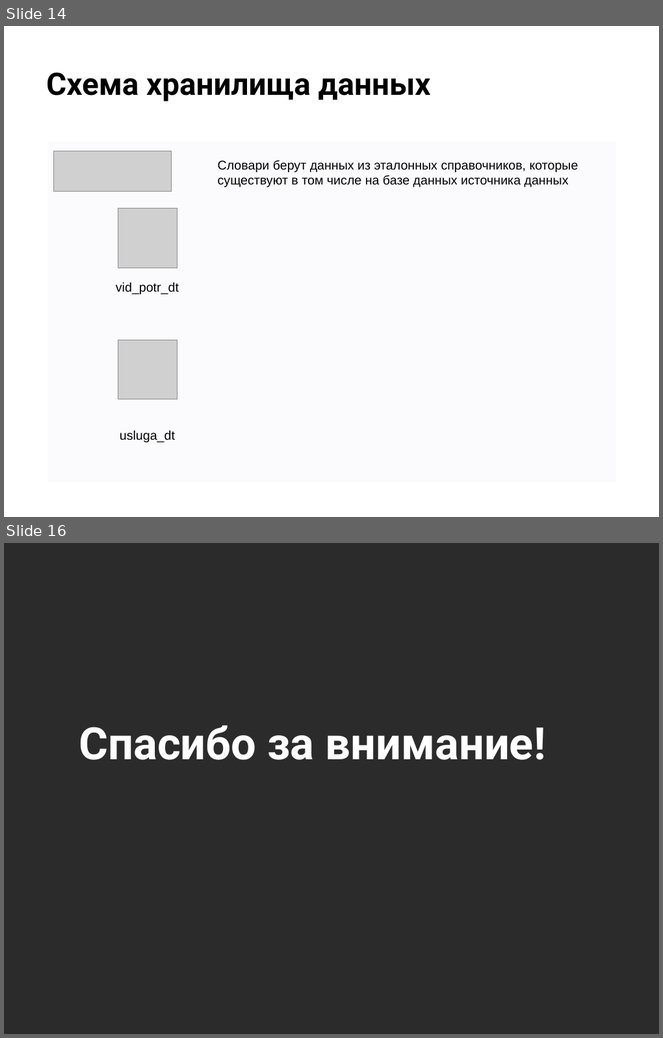
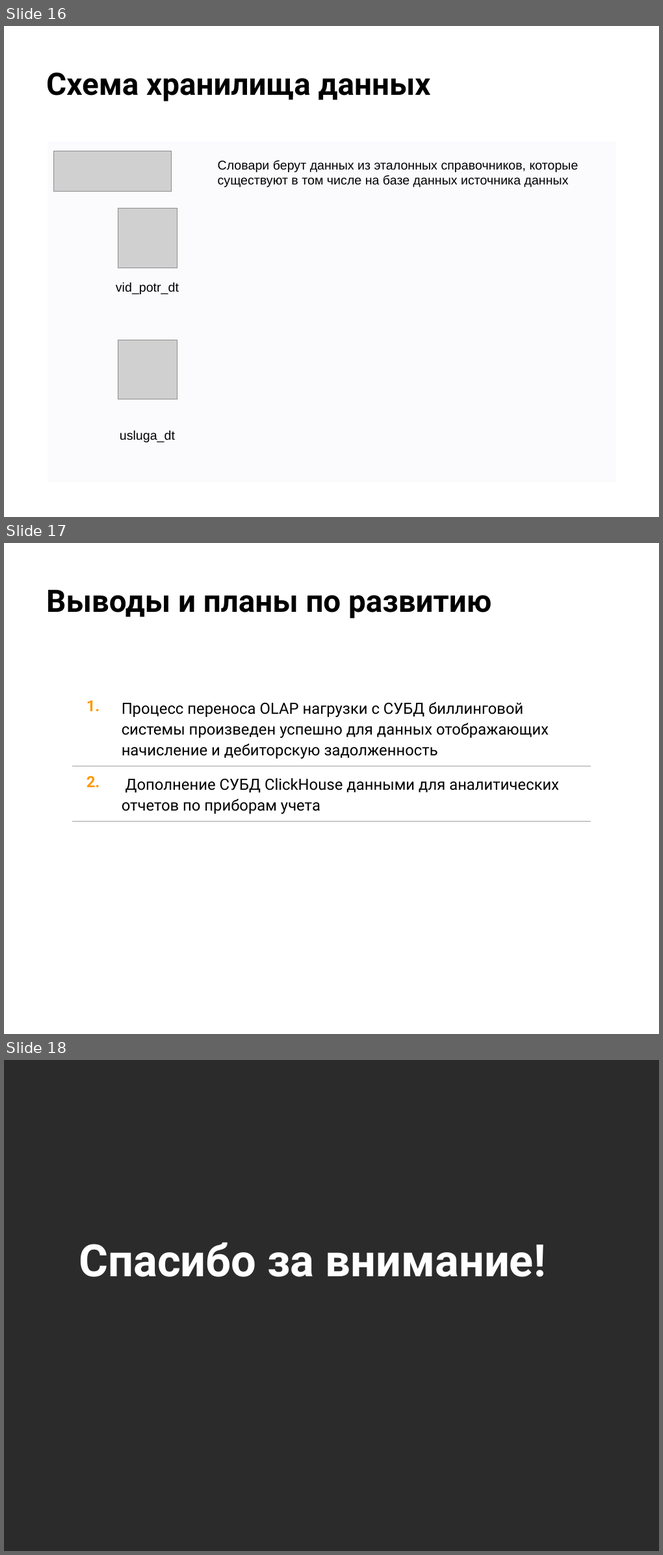
Before and after one commit to anton20044/ClickHouse_Final_Project, a slide deck: Презентация.pptx. Shown one above the other, each under a label of ours: slides 14 and 16 before the commit, slides 16, 17 and 18 after it; the slides between them are not shown. The pictures are 663x1038 and 663x1555 pixels, drawn with LibreOffice and Linux fonts; fonts in the diff are those of the drawing; grey boxes stand for pictures; background and template pictures are left out; a plain dark background stands for a picture behind light text. Boxes give left, top, right and bottom in pixels: in the first picture for what was removed or moved away, otherwise in the second. Text is boxed around its words. In the diff, an @@ line names an element or a change of style, - is before the commit and + after.

```diff
--- a/Презентация.pptx
+++ b/Презентация.pptx
@@ slide 17 added at <box>4,543,659,1034</box>, background picture (left out) @@
@@ title added at <box>46,590,492,618</box>, 34 pt, text #000000, bold @@
+Выводы и планы по развитию
@@ table added at <box>72,691,591,822</box>, 2 rows, 2 columns @@
+1. | Процесс переноса OLAP нагрузки с СУБД биллинговой системы произведен успешно для данных отображающих начисление и дебиторскую задолженность
+2. | Дополнение СУБД ClickHouse данными для аналитических отчетов по приборам учета
@@ what was slide 14 is now slide 16 @@
@@ what was slide 16 is now slide 18 @@
```
Also in this commit, not shown: 1 slide changed, 4 other slides added, 8 slides removed, 1 other file.
